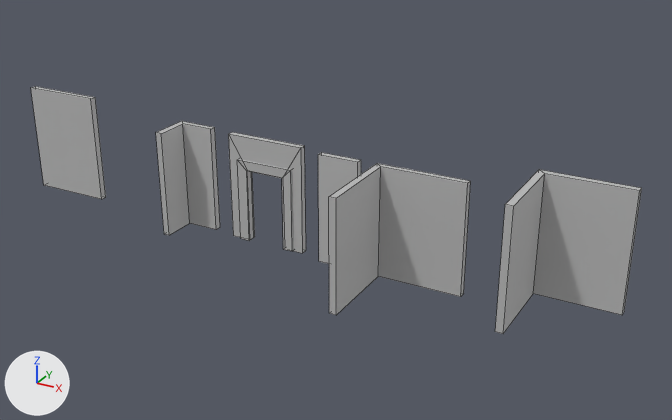
What one commit did to the FBX model Assets/Art/HouseKit/WallsNoTrim.fbx.
The view is the same before and after, from a 50 mm camera at (25.77, -107.43, 14.85) aimed at (11.94, -82.29, 2.28). The axes (+X, +Y, +Z) are drawn at lower left. The lights are the same throughout. Mesh edges are drawn as thin lines. Where no turn or scale is listed for an object, it has been applied to the vertices.

The older version as bpy lines, for what is in view:
```python
me_mesh = bpy.data.meshes.new('Mesh')
me_mesh.from_pydata([(1.5, -0.13, -2.0), (-1.5, -0.13, -2.0), (1.5, -0.12, 2.0), (-1.5, -0.12, 2.0), (-1.5, 0.12, -2.0), (-1.5, 0.13, 2.0), (1.5, 0.12, -2.0), (1.5, 0.13, 2.0)], [], [(0, 2, 3, 1), (1, 3, 5, 4), (4, 5, 7, 6), (6, 7, 2, 0), (2, 7, 5, 3)])
me_mesh.materials.append(mat_lambert1)  # grey #bcbcbc
me_mesh_005 = bpy.data.meshes.new('Mesh.005')
me_mesh_005.from_pydata(...)  # 12 vertices, 8 faces; spans x -1.63..1.63, y -1.63..1.63, z -2.0..2.0
me_mesh_005.materials.append(mat_lambert1)  # grey #bcbcbc
me_mesh_006 = bpy.data.meshes.new('Mesh.006')
me_mesh_006.from_pydata(...)  # 12 vertices, 8 faces; spans x -1.5..1.5, y -1.5..1.5, z -2.01..2.01
me_mesh_006.materials.append(mat_lambert1)  # grey #bcbcbc
ob_h_wallcornerbignt1 = bpy.data.objects.new('H_WallCornerBigNT1', me_mesh_005)
ob_h_wallcornerbignt1.location = (14.8, -83.35, 2.0)
ob_h_wallcornernt1 = bpy.data.objects.new('H_WallCornerNT1', me_mesh_006)
ob_h_wallcornernt1.location = (20.07, -83.28, 2.79)
ob_h_wallnt1 = bpy.data.objects.new('H_WallNT1', me_mesh)
ob_h_wallnt1.location = (0.5, -82.75, 2.85)
# also in view: 'DoorFrame' at (8.73, -81.55, 1.56); 'H_WallCornerSmallNT1' at (5.62, -82.04, 2.0); 'H_WallSmallNT1' at (11.83, -81.85, 2.0); 'H_WallDoorFrameNT' at (8.73, -81.55, 1.99)
```
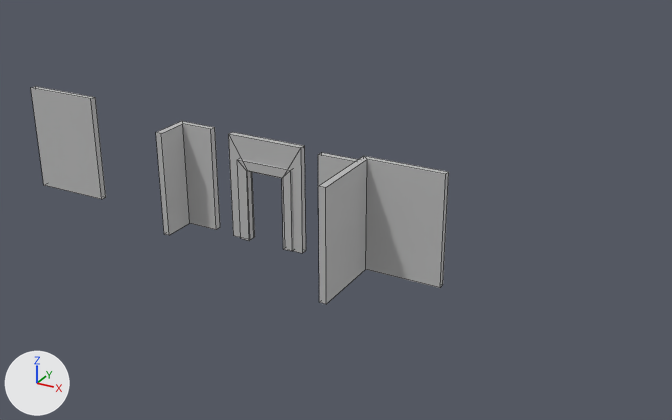
Where the change shows, as pixel boxes (x1, y1, x2, y2) in the pictures (672 x 420 px):
'H_WallCornerNT1', moved: before (495, 170, 642, 334); after (318, 156, 449, 304)
'H_WallCornerBigNT1', deleted: before (329, 163, 471, 315)
'H_WallSmallNT1', unchanged, covered by the edit: before (318, 153, 361, 264); after (318, 153, 358, 208)

The change, as a diff of the scene's bpy script:
```diff
--- a/Assets/Art/HouseKit/WallsNoTrim.fbx.py
+++ b/Assets/Art/HouseKit/WallsNoTrim.fbx.py
@@ ob_h_wallcornernt1 @@
 ob_h_wallcornernt1 = bpy.data.objects.new('H_WallCornerNT1', me_mesh_006)
-ob_h_wallcornernt1.location = (20.07, -83.28, 2.79)
+ob_h_wallcornernt1.location = (14.21, -83.28, 2.18)
@@ ob_h_wallcornerbignt1 @@
-ob_h_wallcornerbignt1 = bpy.data.objects.new('H_WallCornerBigNT1', me_mesh_005)
-ob_h_wallcornerbignt1.location = (14.8, -83.35, 2.0)
```
